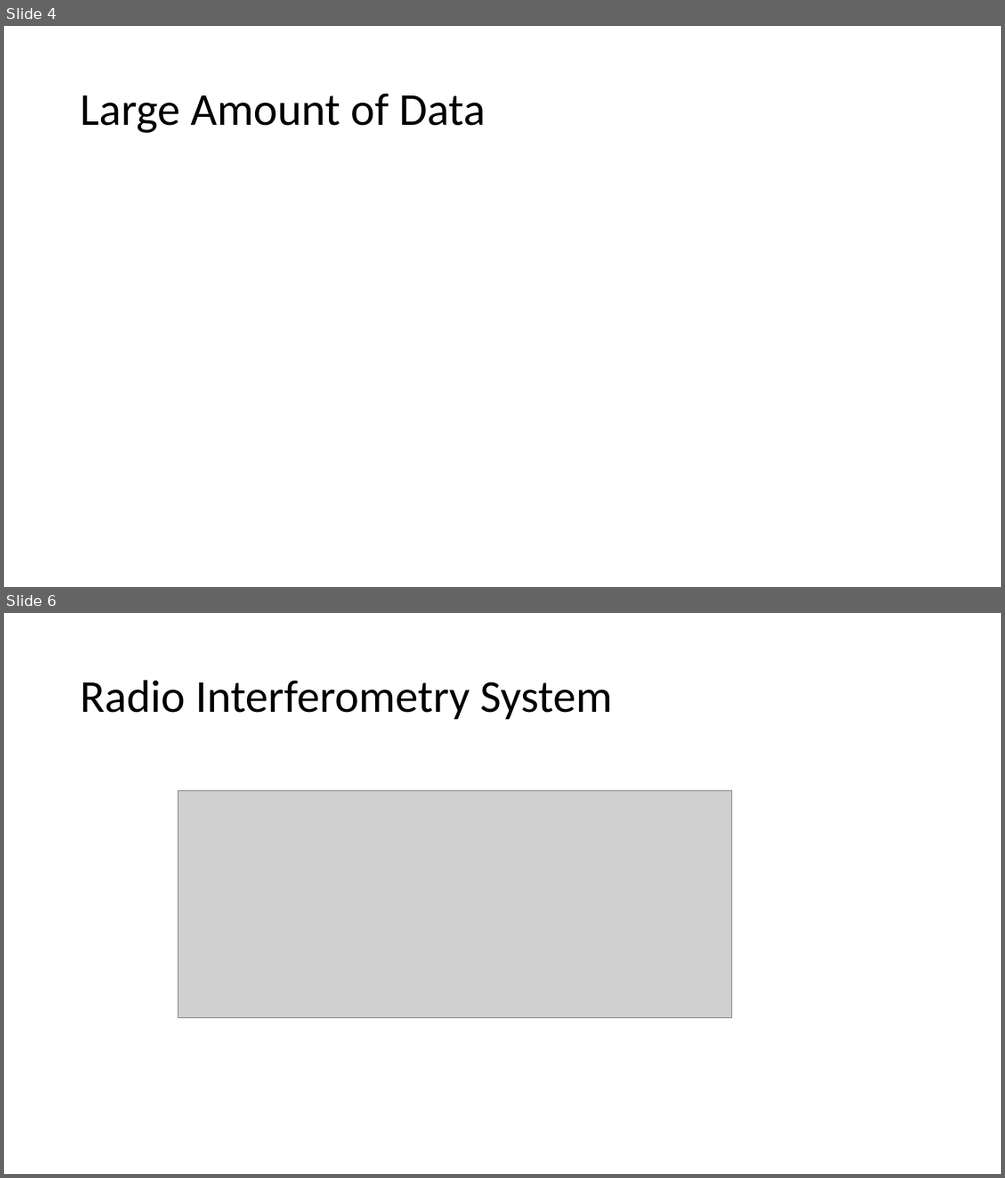
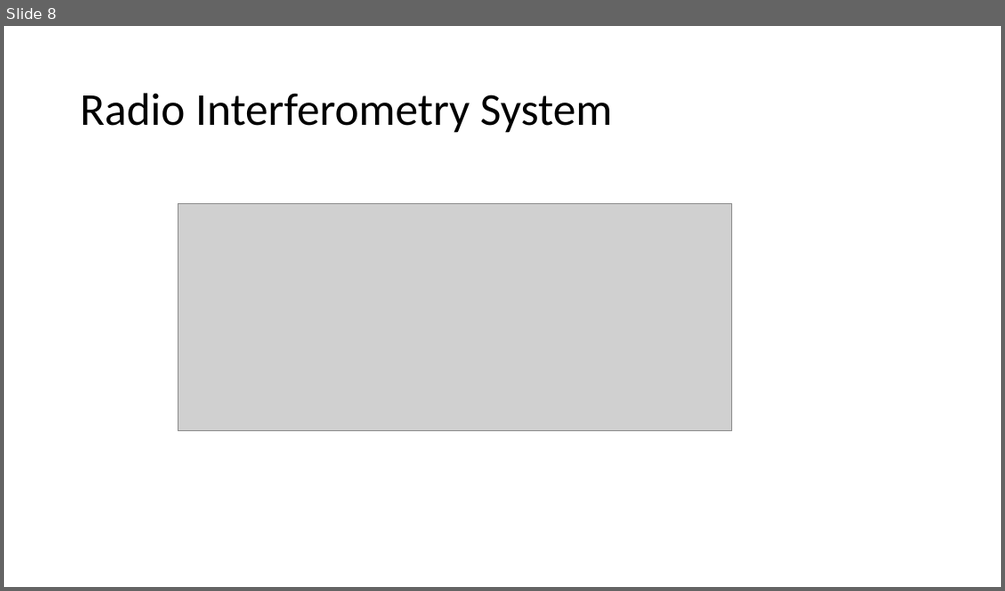
Before and after one commit to lord-blueberry/p9-doc, a slide deck: SKA-Days/Towards Distributed Image Reconstruction.pptx. Shown one above the other, each under a label of ours: slides 4 and 6 before the commit, slide 8 after it; the slides between them are not shown. The pictures are 1005x1178 and 1005x591 pixels, drawn with LibreOffice and Linux fonts; fonts in the diff are those of the drawing; grey boxes stand for pictures. Boxes give left, top, right and bottom in pixels: in the first picture for what was removed or moved away, otherwise in the second. Text is boxed around its words. In the diff, an @@ line names an element or a change of style, - is before the commit and + after.

```diff
--- a/SKA-Days/Towards Distributed Image Reconstruction.pptx
+++ b/SKA-Days/Towards Distributed Image Reconstruction.pptx
@@ slide 4 removed at (4, 26, 1001, 587), background #FFFFFF @@
@@ title removed at (80, 94, 485, 133) @@
-Large Amount of Data
@@ what was slide 6 is now slide 8 @@
```
Also in this commit, not shown: 4 slides changed, 5 slides added, 4 other slides removed, 1 other file.
